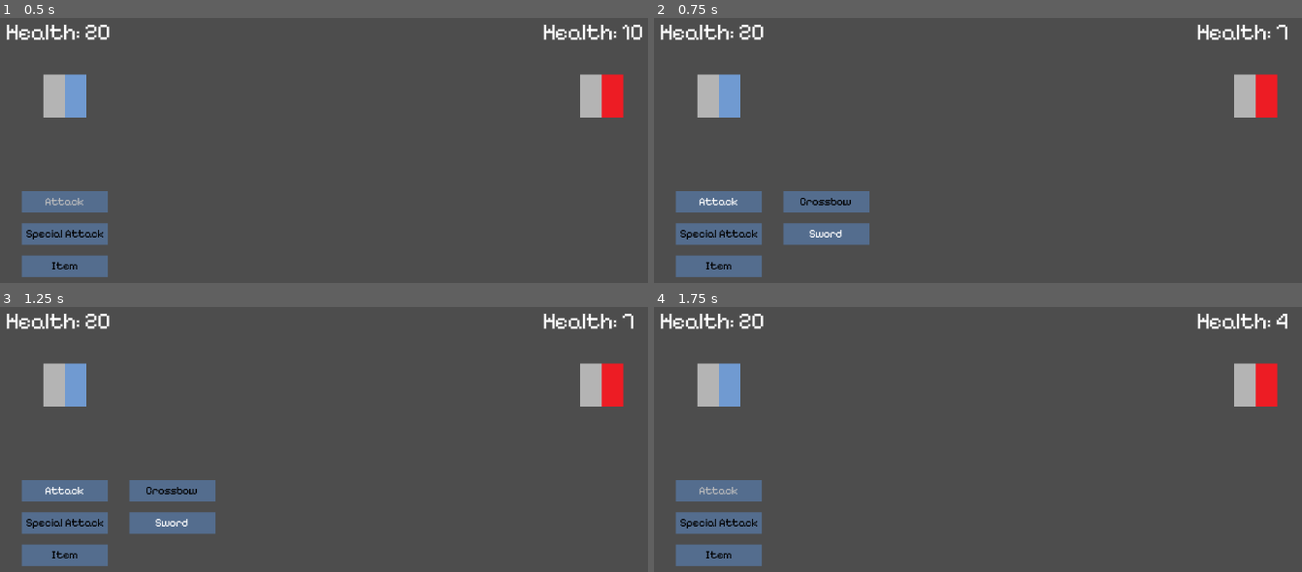
Above: before the commit, frames 1-4 (two rows, left to right).
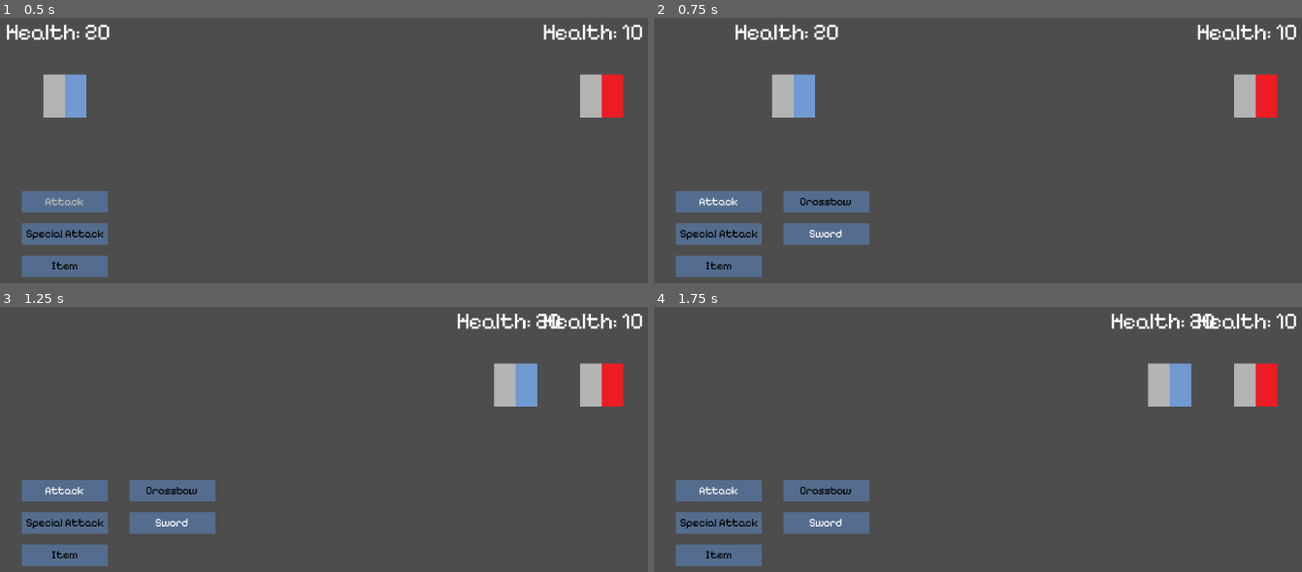
Above: after the commit, the same moments.

Repository: amoxley-developer/gothic-rpg
Game: Godot game, scene res://scenes/battlefield.tscn
Two runs of this game, one before a commit and one after it. Both use one fixed random seed, a clock stepped at 60 frames per second and the inputs below. The project has no main scene, so this scene is started directly.
Inputs (mouse positions are in pixels of both pictures, inside the frame that each line leads up to):
- Up to frame 1 (0.5 s): no input
- Up to frame 2 (0.75 s): tap Enter at 0.5 s; move the mouse to (1178, 71) at 0.52 s; hold Up (ui_up) from 0.53 s (still down); click (1178, 71) at 0.6 s
- Up to frame 3 (1.25 s): keep holding Up (ui_up)
- Up to frame 4 (1.75 s): move the mouse to (854, 402) at 1.27 s; release Up (ui_up) at 1.28 s; hold Down (ui_down) from 1.28 s (still down); click (854, 402) at 1.35 s

Frame 1 is identical in both runs. In frame 2, 3.1% of the frame differs, in the area x 1-100%, y 2-38%; in frame 3, 3.2%; in frame 4, 5.4%, in the area x 1-100%, y 2-86%.

Commit message:
add tween movement for the player

Diff:
--- a/scenes/battlefield.tscn
+++ b/scenes/battlefield.tscn
@@ -35,7 +35,6 @@
 one_shot = true
 
 [node name="PostTimer" type="Timer" parent="AttackTimers"]
-wait_time = 0.2
 one_shot = true
 
 [connection signal="timeout" from="AttackTimers/PreTimer" to="." method="_on_pre_timer_timeout"]
--- a/scripts/scenes/battlefield.gd
+++ b/scripts/scenes/battlefield.gd
@@ -10,6 +10,8 @@
 @onready var attack_post_timer: Timer = $AttackTimers/PostTimer
 
 var current_attack: String
+var tween: Tween
+var attacked: bool
 
 enum BattlefieldState {UI_SELECTION, PLAYER_ATTACK, ENEMY_ATTACK}
 
@@ -22,12 +24,13 @@
 func _process(_delta: float) -> void:
 	if Input.is_action_just_pressed("accept"):
 		if current_state == BattlefieldState.PLAYER_ATTACK:
-			execute_attack()
+			if current_attack == 'Crossbow':
+				execute_crossbow_attack()
 
 func _on_player_attack(attack_name: String) -> void:
 	set_state(BattlefieldState.PLAYER_ATTACK)
 	if attack_name == 'Sword':
-		enemy.take_damage(3)
+		start_sword_attack()
 	elif attack_name == 'Crossbow':
 		start_crossbow_attack()
 	current_attack = attack_name
@@ -40,46 +43,58 @@
 		playerUI.pause_ui()
 	current_state = new_state
 
+func start_sword_attack() -> void:
+	const pre_timer_length := .5
+	attack_pre_timer.wait_time = pre_timer_length
+	attack_initial_timer.wait_time = 1.5
+	attack_optimal_timer.wait_time = 1
+
+	if tween:
+		tween.kill()
+	tween = create_tween()
+	var new_x := enemy.position.x - 64
+	tween.tween_property(player, "position", Vector2(new_x, player.position.y), pre_timer_length).set_trans(Tween.TRANS_SINE);
+	attack_pre_timer.start()
+
 func start_crossbow_attack() -> void:
 	attack_pre_timer.wait_time = .5
 	attack_initial_timer.wait_time = 1
 	attack_optimal_timer.wait_time = 1
 	attack_pre_timer.start()
 
-func execute_attack() -> void:
-	if not attack_pre_timer.is_stopped():
+func execute_crossbow_attack() -> void:
+	if not attack_pre_timer.is_stopped() or attacked:
 		return
 	var attack_multiplier := 1.0
 	if not attack_initial_timer.is_stopped():
 		attack_multiplier = 0.5
 	elif not attack_optimal_timer.is_stopped():
 		attack_multiplier = 2.0
-	var base_damage := 0
-	if current_attack == 'Crossbow':
-		base_damage = 2
-	else:
-		base_damage = 3
 
 	attack_pre_timer.stop()
 	attack_initial_timer.stop()
 	attack_optimal_timer.stop()
 
-	enemy.take_damage(ceil(base_damage * attack_multiplier))
+	enemy.take_damage(ceil(2 * attack_multiplier))
+	attacked = true
 	attack_post_timer.start()
 
 func _on_pre_timer_timeout() -> void:
-	attack_initial_timer.start()
-	player.display_attack_sprite()
+	if current_attack == 'Crossbow':
+		attack_initial_timer.start()
+		player.display_attack_sprite()
 
 func _on_initial_timer_timeout() -> void:
 	attack_optimal_timer.start()
 	player.display_optimal_attack_sprite()
 
 func _on_optimal_timer_timeout() -> void:
-	execute_attack()
+	if (current_attack == 'Crossbow'):
+		execute_crossbow_attack()
 
 func _on_post_timer_timeout() -> void:
 	playerUI.reset_menu()
 	player.display_default_sprite()
 	playerUI.unpause_ui()
+	attacked = false
 	set_state(BattlefieldState.UI_SELECTION)
